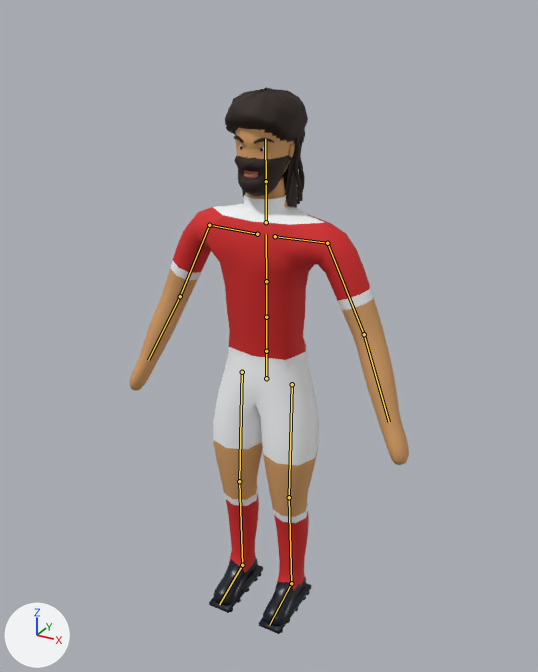
The glTF model public/models/player_low.glb as it was, and as the next commit left it.
The view is the same before and after, from a 50 mm camera at (1.075, -1.938, 2.055) aimed at (-0.039, 0.088, 1.043). Arrows for +X, +Y and +Z are at lower left; the lights stay in place. The older version comes first. The bones that change, and the others that lie on the model, are drawn over the model as lines.

In view in the first picture: 'Beard_full', 'Hair_afro', 'Hair_braids', 'Hair_curly', 'Hair_long', 'Player'.
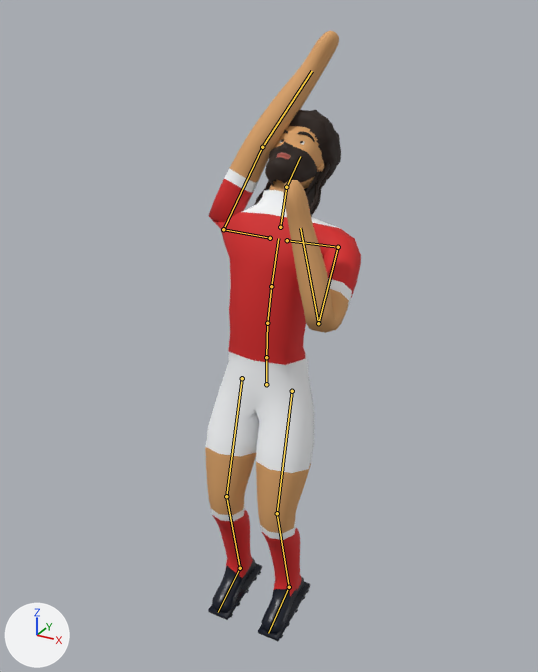
The newer file adds an action. The first version stands in its rest pose; the second is drawn at frame 0 of the action 'celebrate_sky'.

Changed parts and their boxes (x1, y1, x2, y2) in the pictures (538 x 672 px):
'Player', posed (44% narrower, 21% taller)
    before: (130, 128, 409, 634)
    after: (205, 30, 361, 641)
'Hair_afro', posed
    before: (225, 87, 308, 142)
    after: (288, 109, 341, 186)
'Beard_full', posed
    before: (234, 155, 290, 196)
    after: (265, 142, 317, 185)
'Hair_braids', posed
    before: (242, 137, 305, 204)
    after: (254, 162, 330, 217)
'Hair_long', posed
    before: (282, 154, 297, 208)
    after: (304, 171, 323, 207)
'Hair_curly', posed (mostly hidden)
    before: (228, 127, 302, 139)
    after: (325, 154, 332, 183)
bone 'Hips', root to tip
    before: (266, 378) to (266, 352)
    after: (266, 384) to (266, 359)
bone 'LeftUpLeg', root to tip
    before: (292, 384) to (289, 497)
    after: (292, 391) to (277, 513)
bone 'LeftLeg', root to tip
    before: (289, 497) to (291, 583)
    after: (277, 513) to (289, 587)
bone 'RightUpLeg', root to tip
    before: (242, 372) to (239, 481)
    after: (242, 378) to (226, 496)
bone 'RightLeg', root to tip
    before: (239, 481) to (242, 565)
    after: (226, 496) to (240, 568)
bone 'Spine', root to tip
    before: (266, 351) to (266, 317)
    after: (266, 357) to (267, 323)
bone 'Spine1', root to tip
    before: (266, 317) to (266, 281)
    after: (267, 323) to (271, 286)
bone 'Spine2', root to tip
    before: (266, 281) to (266, 234)
    after: (271, 286) to (278, 238)
bone 'LeftArm', root to tip
    before: (327, 243) to (364, 334)
    after: (338, 247) to (318, 323)
bone 'LeftForeArm', root to tip
    before: (364, 334) to (389, 422)
    after: (318, 323) to (300, 228)
bone 'Head', root to tip
    before: (266, 181) to (265, 138)
    after: (286, 187) to (300, 156)
bone 'RightArm', root to tip
    before: (209, 225) to (180, 296)
    after: (223, 229) to (262, 147)
bone 'RightForeArm', root to tip
    before: (180, 296) to (148, 360)
    after: (262, 147) to (312, 71)

The change in detail:
Bone 'Hips' (bone_hips) moves from (0.0, 0.0, 0.0) to (0.0, -0.023, 0.0).
Bone 'LeftUpLeg' (bone_leftupleg) turns from (0, 0, 0) to (-12, 0, 0) degrees about its own x, y and z.
Bone 'LeftLeg' (bone_leftleg) turns from (0, 0, 0) to (22, 0, 0) degrees about its own x, y and z.
Bone 'RightUpLeg' (bone_rightupleg) turns from (0, 0, 0) to (-12, 0, 0) degrees about its own x, y and z.
Bone 'RightLeg' (bone_rightleg) turns from (0, 0, 0) to (22, 0, 0) degrees about its own x, y and z.
Bone 'Spine' (bone_spine) turns from (0, 0, 0) to (-4, 0, 0) degrees about its own x, y and z.
Bone 'Spine1' (bone_spine1) turns from (0, 0, 0) to (-8, 0, 0) degrees about its own x, y and z.
Bone 'Spine2' (bone_spine2) turns from (0, 0, 0) to (-6, 0, 0) degrees about its own x, y and z.
Bone 'LeftArm' (bone_leftarm) turns from (0, 0, 0) to (-40, 0, 12) degrees about its own x, y and z.
Bone 'LeftForeArm' (bone_leftforearm) turns from (0, 0, 0) to (-112, 0, 0) degrees about its own x, y and z.
Bone 'Head' (bone_head) turns from (0, 0, 0) to (-34, 0, 0) degrees about its own x, y and z.
Bone 'RightArm' (bone_rightarm) turns from (0, 0, 0) to (-176, 0, -4) degrees about its own x, y and z.
Bone 'RightForeArm' (bone_rightforearm) turns from (0, 0, 0) to (-4, 0, 0) degrees about its own x, y and z.
